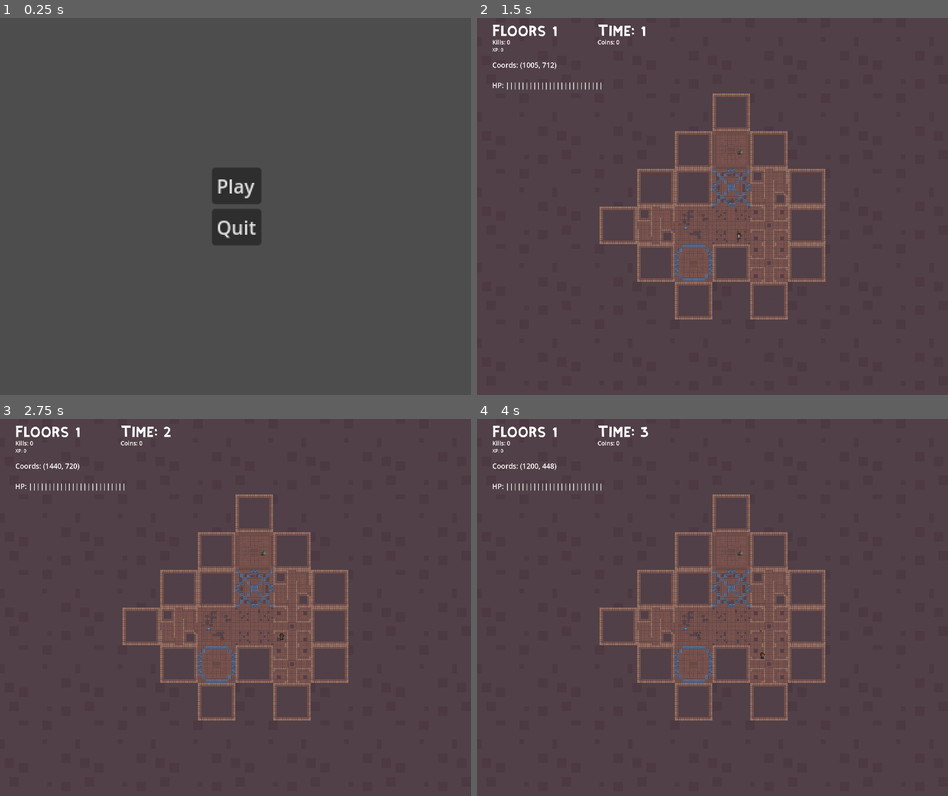
Above: before the commit, frames 1-4 (two rows, left to right).
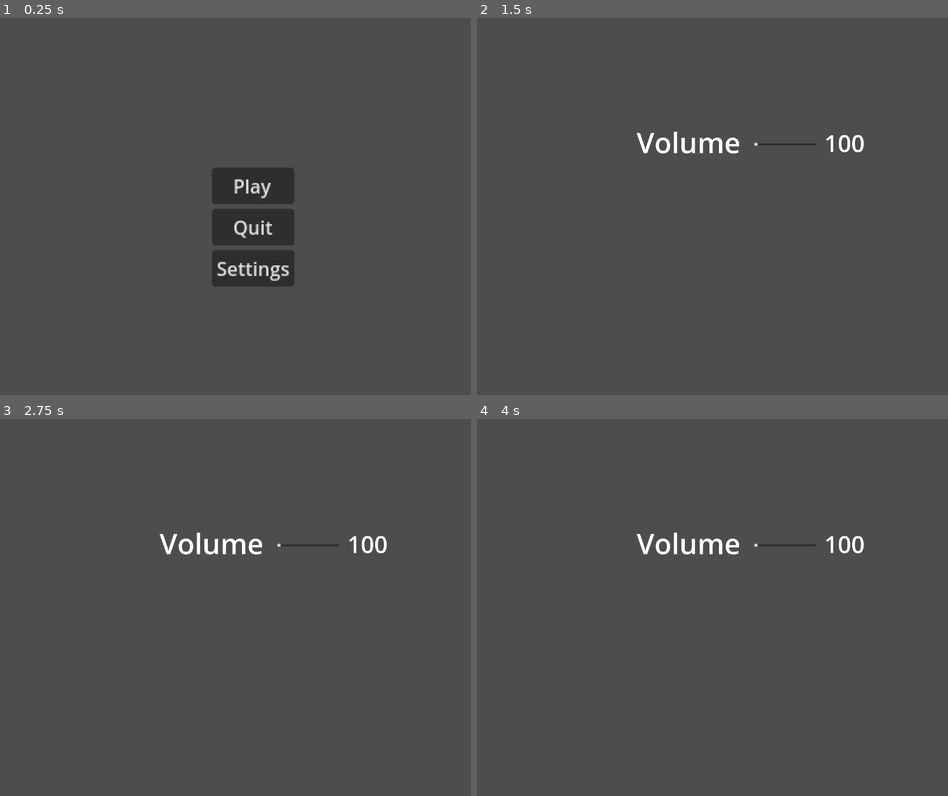
Above: after the commit, the same moments.

Repository: jaxonavena/Calamity
Game: Godot game, scene res://scenes/main_menu.tscn
The game is run twice, just before and just after one commit, with the same random seed, the same clock (stepped at 60 frames per second) and the same inputs. This scene is started directly instead of the project's main scene.
Inputs (mouse positions are in pixels of both pictures, inside the frame that each line leads up to):
- Up to frame 1 (0.25 s): no input
- Up to frame 2 (1.5 s): click (731, 266) at 0.5 s, where only the run after the commit has a clickable "Settings"; click (712, 187) at 1.25 s, where only the run before the commit has a clickable "Play"
- Up to frame 3 (2.75 s): tap Enter at 2 s; move the mouse to (339, 588) at 2.02 s; press the mouse at (339, 588) at 2.03 s; hold Right (ui_right) from 2.03 s (still down); tap Space (attack) at 2.1 s
- Up to frame 4 (4 s): move the mouse to (618, 626) at 2.77 s; release Right (ui_right) at 2.78 s; release the mouse at (618, 626) at 2.78 s; hold Down (ui_down) 2.78-3.53 s; click (618, 626) at 2.85 s; tap Space (attack) at 3.05, 3.5, 3.6 s; move the mouse to (759, 524) at 3.52 s; press the mouse at (759, 524) at 3.53 s; hold Right (ui_right) from 3.53 s (still down)

The runs differ from the first frame. In frame 1, 3.2% of the frame differs, in the area x 45-63%, y 39-72%; in frame 2, 9.8%; in frame 3, 9.8%; in frame 4, 9.8%, in the area x 3-83%, y 1-80%.

Commit message:
Added settings menu to the main menu, to toggle audio.

Diff:
--- /dev/null
+++ b/calamity-godotproject/enemy.gd
@@ -0,0 +1,83 @@
+extends CharacterBody2D
+
+var speed = 50
+var player_chase = false
+var player = null
+
+var coin_bag = preload("res://scenes/item_drop.tscn")
+var health = 50
+var player_in_attack_zone = false
+
+func _physics_process(delta):
+	deal_with_damage()
+
+	if player_chase:
+		var salt = generate_random_offset(50, 50)
+		position += ((player.position + salt) - position )/speed
+		$AnimatedSprite2D.play("slime run")
+
+		if (player.position.x - position.x)< 0:
+			$AnimatedSprite2D.flip_h = true
+		else:
+			$AnimatedSprite2D.flip_h = false
+	else:
+		$AnimatedSprite2D.play("slime idle")
+
+	move_and_slide()
+func generate_random_offset(x_range: float, y_range: float) -> Vector2:
+	var random_x = randf_range(-x_range, x_range)
+	var random_y = randf_range(-y_range, y_range)
+	return Vector2(random_x, random_y)
+
+func _on_detection_area_body_entered(body):
+	if body.has_method("player"):
+		player = body
+		player_chase = true
+	#print("player chase")
+
+func _on_detection_area_body_exited(body):
+	if body.has_method("player"):
+		player = null
+		player_chase = false
+	#print("stop player chase")
+
+func enemy():
+	pass
+
+func _on_enemy_hitbox_body_entered(body):
+	if body.has_method("player"):
+		player_in_attack_zone = true
+		#print("player in zone")
+
+
+func _on_enemy_hitbox_body_exited(body):
+	if body.has_method("player"):
+		player_in_attack_zone = false
+		#print("player left zone")
+
+func deal_with_damage(shot = false):
+	if (player_in_attack_zone and global_script.player_current_attack == true) or shot:
+		health = health - 10
+		#print("slime health - 10")
+		if health <= 0:
+			die()
+
+func die():
+	drop_items()
+	update_player_xp()
+	global_script.kills += 1
+	self.queue_free()
+
+func drop_items():
+	var item_instance = coin_bag.instantiate()
+	item_instance.global_position = $Marker2D.global_position
+	get_parent().add_child(item_instance)
+
+func update_player_xp():
+	var xp = randi_range(3, 20)
+	global_script.player_xp = global_script.player_xp + xp
+	#print("XP:")
+	#print(global_script.player_xp)
+
+func _on_projectile_timer_timeout() -> void:
+	pass # Replace with function body.
--- a/calamity-godotproject/scenes/audio.tscn
+++ b/calamity-godotproject/scenes/audio.tscn
@@ -1,5 +1,8 @@
-[gd_scene format=3 uid="uid://cx403i58w3og5"]
+[gd_scene load_steps=2 format=3 uid="uid://cx403i58w3og5"]
+
+[ext_resource type="AudioStream" uid="uid://be3hslhluhdf5" path="res://226951-8236838c-f342-402e-8be0-117cf7ffdf79.wav" id="1_610a3"]
 
 [node name="Audio" type="AudioStreamPlayer2D"]
+stream = ExtResource("1_610a3")
 volume_db = 24.0
 autoplay = true
--- /dev/null
+++ b/calamity-godotproject/scenes/item_drop.gd
@@ -0,0 +1,5 @@
+extends StaticBody2D
+
+func _on_detection_area_body_entered(body: Node2D) -> void:
+	self.queue_free()
+	global_script.player_coins = global_script.player_coins + randi() % 5 + 1 # Adds 1-5 coins
--- a/calamity-godotproject/scenes/main_menu.tscn
+++ b/calamity-godotproject/scenes/main_menu.tscn
@@ -27,9 +27,14 @@
 layout_mode = 2
 text = "Quit"
 
+[node name="Settings" type="Button" parent="MarginContainer/VBoxContainer"]
+layout_mode = 2
+text = "Settings"
+
 [node name="Camera2D" type="Camera2D" parent="."]
 position = Vector2(20, 33)
 zoom = Vector2(5, 5)
 
 [connection signal="pressed" from="MarginContainer/VBoxContainer/Play" to="." method="_on_play_pressed"]
 [connection signal="pressed" from="MarginContainer/VBoxContainer/Quit" to="." method="_on_quit_pressed"]
+[connection signal="pressed" from="MarginContainer/VBoxContainer/Settings" to="." method="_on_settings_pressed"]
--- /dev/null
+++ b/calamity-godotproject/scenes/settings_menu.tscn
@@ -0,0 +1,41 @@
+[gd_scene load_steps=2 format=3 uid="uid://dhtop6edftbys"]
+
+[ext_resource type="Script" path="res://scripts/settings_menu.gd" id="1_kcjc5"]
+
+[node name="Control" type="Control"]
+layout_mode = 3
+anchors_preset = 0
+offset_left = 106.0
+offset_top = 140.0
+offset_right = 146.0
+offset_bottom = 180.0
+script = ExtResource("1_kcjc5")
+
+[node name="Volume" type="Label" parent="."]
+layout_mode = 2
+offset_left = 572.0
+offset_top = 305.0
+offset_right = 1013.0
+offset_bottom = 470.0
+theme_override_font_sizes/font_size = 120
+text = "Volume
+"
+
+[node name="HSlider" type="HSlider" parent="."]
+layout_mode = 2
+offset_left = 1071.0
+offset_top = 331.0
+offset_right = 1334.0
+offset_bottom = 461.0
+step = 10.0
+
+[node name="VolumeValue" type="Label" parent="."]
+layout_mode = 2
+offset_left = 1369.0
+offset_top = 322.0
+offset_right = 1540.0
+offset_bottom = 459.0
+theme_override_font_sizes/font_size = 100
+text = "100"
+
+[connection signal="value_changed" from="HSlider" to="." method="_on_h_slider_value_changed"]
--- a/calamity-godotproject/scripts/main_menu.gd
+++ b/calamity-godotproject/scripts/main_menu.gd
@@ -1,21 +1,20 @@
 '''
 Name: main_menu.gd
-Description: File that handles the menu that says to play or quit
+Description: File that handles the main menu functionality: play, quit, and settings.
 Programmer: Jaxon Avena
 Date: 11/3
 Preconditions: None
-Postconditions: Either playes the game or quits the game
-Faults:
+Postconditions: Either starts the game, opens the settings menu, or quits the game.
+Faults: None
 '''
-extends Control # attachs the scrip to a Control node that is usually used for UI elemnts (like buttons in this case)
+extends Control  # Attach this script to a Control node, typically used for UI elements.
 
+func _on_play_pressed() -> void:  # Function called when the "Play" button is pressed.
+	global_script.reset_player_stats()  # Reset the player's stats.
+	get_tree().change_scene_to_file("res://scenes/dungeon_generator.tscn")  # Switch to the dungeon scene.
 
+func _on_quit_pressed() -> void:  # Function called when the "Quit" button is pressed.
+	get_tree().quit()  # Exit the game.
 
-func _on_play_pressed() -> void: # funtion that runs if the player selects the "play" button
-	#get_tree().change_scene_to_file("res://scenes/main.tscn")
-	global_script.reset_player_stats() # resets the player's stats
-	get_tree().change_scene_to_file("res://scenes/dungeon_generator.tscn") # changes the scene to generate a new dungeon
-
-
-func _on_quit_pressed() -> void: # function that runs if the player selects the "quit" button
-	get_tree().quit() # quits the game
+func _on_settings_pressed() -> void:  # Function called when the "Settings" button is pressed.
+	get_tree().change_scene_to_file("res://scenes/settings_menu.tscn")  # Switch to the settings menu scene.
--- /dev/null
+++ b/calamity-godotproject/scripts/settings_menu.gd
@@ -0,0 +1,30 @@
+extends Control  # This script is attached to the Control node of the settings menu
+
+# Save the volume to a persistent file
+func save_volume_setting(value: float) -> void:
+	var config = ConfigFile.new()
+	config.set_value("audio", "volume", value)  # Save volume value under "audio"
+	config.save("user://settings.cfg")  # Save to user settings file
+
+# Helper function to convert slider values (0-100) to decibels (-80 to 0)
+func linear_to_db(value: float) -> float:
+	if value == 0:
+		return -80  # Minimum volume (mute)
+	var db_value = -80 + (value / 100) * 80  # Scale 0-100 to -80 to 0 dB
+	print("Slider Value:", value, " -> Decibels:", db_value)  # Debug log
+	return db_value
+
+# Load saved volume when settings menu opens
+func _ready() -> void:
+	var config = ConfigFile.new()
+	if config.load("user://settings.cfg") == OK:
+		var saved_volume = config.get_value("audio", "volume", 100)  # Default to 100
+		$HSlider.value = saved_volume  # Set the slider to the saved volume
+		AudioServer.set_bus_volume_db(0, linear_to_db(saved_volume))  # Apply saved volume
+		$VolumeValue.text = str(int(saved_volume))  # Update the volume display label
+
+# Called when the slider value changes
+func _on_h_slider_value_changed(value: float) -> void:
+	AudioServer.set_bus_volume_db(0, linear_to_db(value))  # Adjust the master audio bus volume
+	$VolumeValue.text = str(int(value))  # Update the volume display label
+	save_volume_setting(value)  # Save the current volume
Not shown, added: calamity-godotproject/226951-8236838c-f342-402e-8be0-117cf7ffdf79.wav.import
Not shown, added: calamity-godotproject/bow_release-85040.wav.import
Not shown, added: calamity-godotproject/226951-8236838c-f342-402e-8be0-117cf7ffdf79.wav
Not shown, added: calamity-godotproject/bow_release-85040.wav
